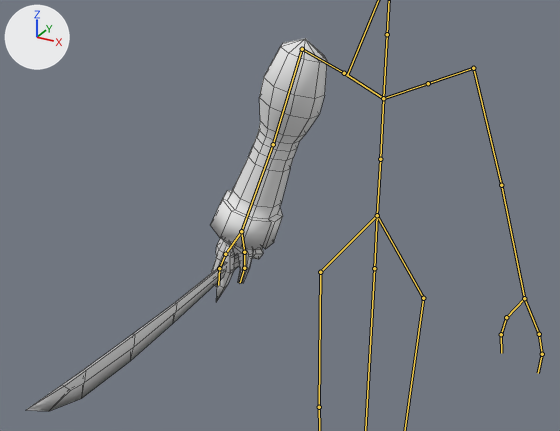
A saved change to the FBX model ShipCrawler/Assets/Graphics/Mesh/Player_Arm.fbx.
Before and after are seen from a 50 mm camera at (0.669, -1.741, 1.965) aimed at (-0.079, -0.38, 1.285). The lights are fixed; the arrows at upper left show +X, +Y and +Z. The bones that bend it are drawn over the model as lines. Mesh edges are drawn as thin lines.

Objects in the first picture: 'Player', 'Saber'.
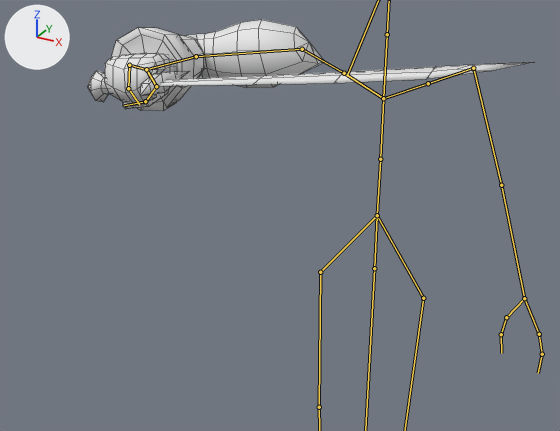
The newer file adds an action. The first version stands in its rest pose; the second is drawn at frame 20 of the action 'Player_Rig|Guard'.

What the commit changed:
Bone 'Arm1.R' (bone_arm1_r) turns from (0, 0, 0) to (-16, 7, 63) degrees about its own x, y and z.
Bone 'Arm2.R' (bone_arm2_r) turns from (0, 0, 0) to (-81, -1, 0) degrees about its own x, y and z.
Bone 'Hand2.R' (bone_hand2_r) turns from (0, 0, 0) to (4, 18, -70) degrees about its own x, y and z.
Bone 'Hand3.R' (bone_hand3_r) turns from (0, 0, 0) to (5, 0, -37) degrees about its own x, y and z.
Bone 'Thumb1.R' (bone_thumb1_r) turns from (0, 0, 0) to (-7, 9, 4) degrees about its own x, y and z.
Bone 'Thumb2.R' (bone_thumb2_r) turns from (0, 0, 0) to (36, 22, 7) degrees about its own x, y and z.
Bone 'Thumb3.R' (bone_thumb3_r) turns from (0, 0, 0) to (29, -6, 15) degrees about its own x, y and z.

What differs and where, as boxes [x1, y1, x2, y2] in the pictures (560 x 431 px):
'Player', posed (88% wider, 63% shorter): before [210, 39, 327, 287]; after [104, 20, 325, 111]
'Saber', posed (89% wider, 76% shorter): before [27, 240, 263, 411]; after [87, 62, 533, 102]
bone 'Arm1.R', root to tip: before (302, 49) to (273, 144); after (302, 49) to (196, 56)
bone 'Arm2.R', root to tip: before (273, 144) to (241, 231); after (196, 56) to (146, 69)
bone 'Hand2.R', root to tip: before (225, 254) to (219, 268); after (129, 65) to (128, 88)
bone 'Hand3.R', root to tip: before (219, 268) to (218, 285); after (128, 88) to (139, 104)
bone 'Thumb1.R', root to tip: before (241, 231) to (244, 252); after (146, 69) to (156, 86)
bone 'Thumb2.R', root to tip: before (244, 252) to (244, 268); after (156, 86) to (145, 101)
bone 'Thumb3.R', root to tip: before (244, 268) to (240, 282); after (145, 101) to (124, 105)
